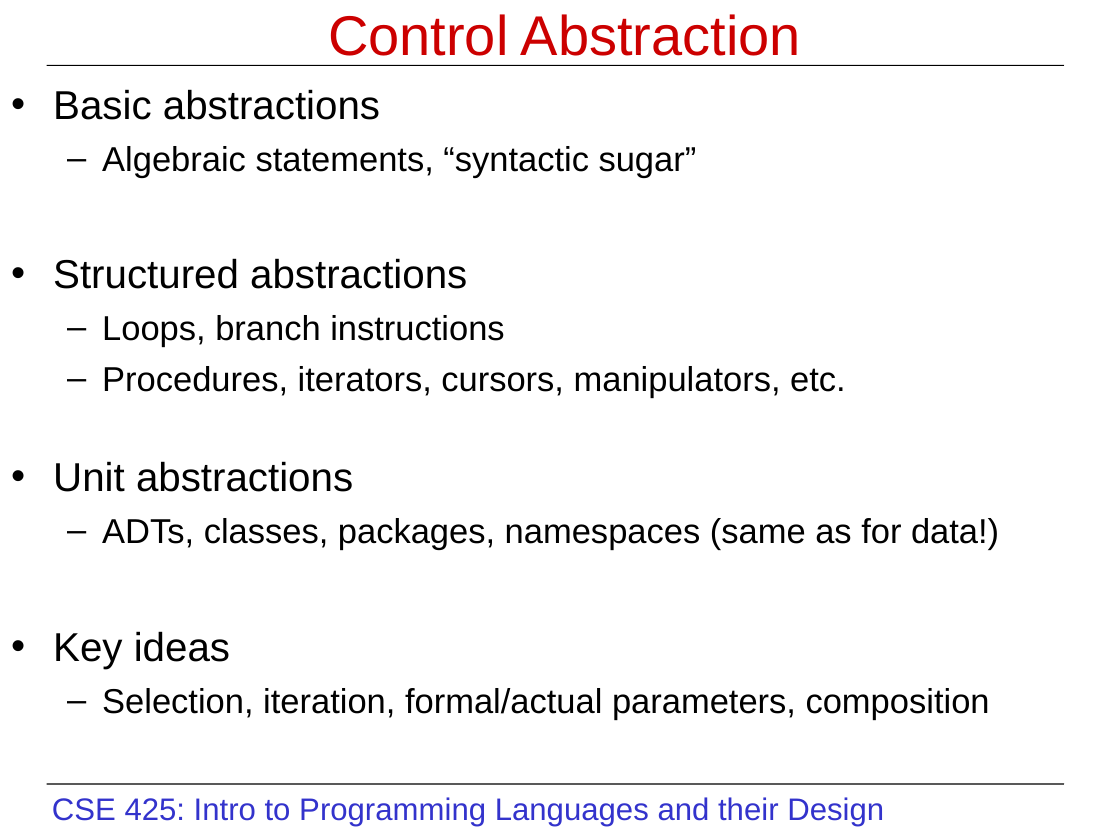
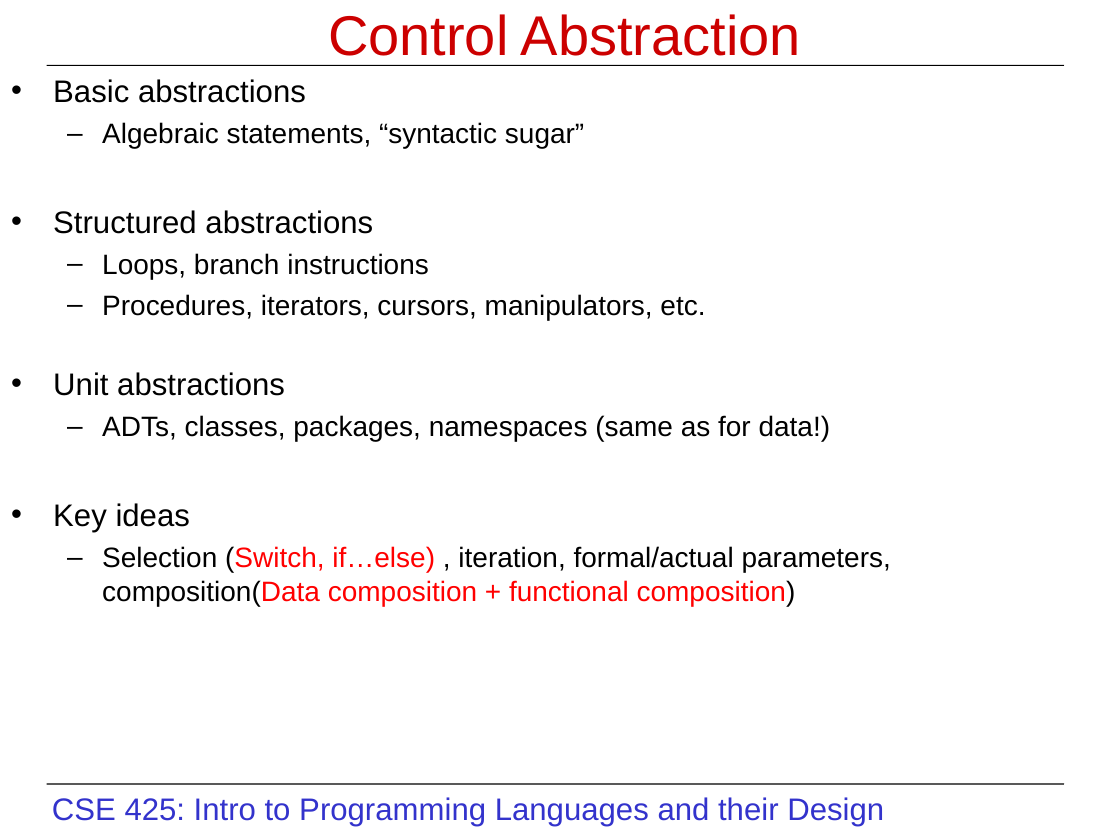
Before and after one commit to BazzalSeed/Programming-Systems-and-Languages, a slide deck: slide 5 of Classes/Class1/programming_languages_intro.ppt. Drawn at 1120x840 pixels with LibreOffice and Linux fonts; fonts in the diff are those of the drawing. Boxes give left, top, right and bottom in pixels: in the first picture for what was removed or moved away, otherwise in the second. Text is boxed around its words. In the diff, an @@ line names an element or a change of style, - is before the commit and + after.

Commit message:
class11

```diff
--- a/Classes/Class1/programming_languages_intro.ppt
+++ b/Classes/Class1/programming_languages_intro.ppt
@@ text at box(53, 79, 831, 532): size 25.9 to 20 pt in "Basic abstractions", "Structured abstractions", "Unit abstractions", "Key ideas"; size 22.2 to 18 pt in "Algebraic statements, “syntactic sugar”", "Loops, branch instructions", "Procedures, iterators, cursors, manipulators, etc.", "ADTs, classes, packages, namespaces (same as for ..."; less space between paragraphs @@
@@ text at box(102, 546, 891, 606): text changed; size 22.2 to 18 pt @@
-  – Selection, iteration, formal/actual parameters, composition
+  – Selection (Switch, if…else) , iteration, formal/actual parameters, composition(Data composition + functional composition)
```
Also in this commit, not shown: 2 other slides changed, 4 other files.
